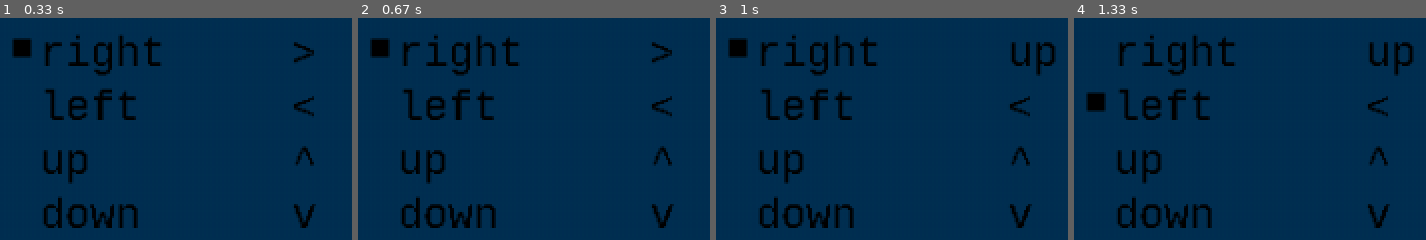
Above: before the commit, frames 1-4 (left to right).
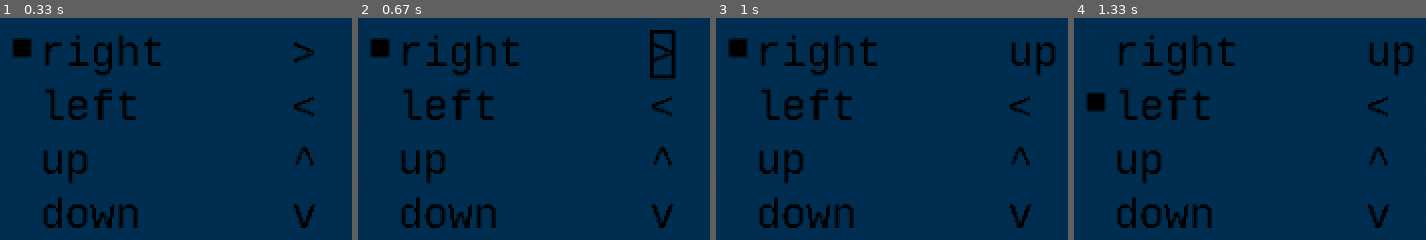
Above: after the commit, the same moments.

Repository: PavelAltynnikov/pygame-controls
Game: pygame game, started from main.py
Same seed, same stepped clock (60 frames per second), same inputs: the game is played once before the commit and once after it.
Inputs:
- Up to frame 1 (0.33 s): no input
- Up to frame 2 (0.67 s): tap Enter at 0.33 s
- Up to frame 3 (1 s): hold Up from 0.67 s (still down)
- Up to frame 4 (1.33 s): release Up at 1.13 s; hold Down from 1.17 s (still down); tap Space at 1.23 s

Frame 1 is identical in both runs. In frame 2, 0.7% of the frame differs, in the area x 82-91%, y 5-28%; in frame 3, nothing differs; in frame 4, nothing differs.

Commit message:
refactor _change_key_value method of SettingWindow

Diff:
--- a/main.py
+++ b/main.py
@@ -126,6 +126,40 @@
     def change_text(self, value):
         self._surface: pygame.Surface = self._font.render(value, self._antialias, self._color)
 
+    def wait_for_user_input(self, screen):
+        # TODO: тут дохера логики,
+        # и ивенты, и черчение рамки и апдейт экрана.
+        # Надо подумать как это сделать лаконичней.
+        while True:
+            for event in pygame.event.get():
+                if event.type != pygame.KEYDOWN:
+                    continue
+                if event.key == pygame.K_ESCAPE:
+                    return
+                # TODO: Добавить список возможных клавиш для назначения
+                else:
+                    self.change_text(pygame.key.name(event.key))
+                    return
+            self._draw_frame(screen)
+            pygame.display.update()
+
+    def activate(self):
+        self.is_active = True
+
+    def deactivate(self):
+        self.is_active = False
+
+    def _draw_frame(self, screen):
+        rect = self._surface.get_rect()
+        rect.topleft = self.location
+
+        pygame.draw.rect(
+            surface=screen,
+            color=(0, 0, 0),
+            rect=rect,
+            width=2
+        )
+
 
 class ActiveFlag(Control):
     def __init__(self, location=(0, 0), size=(1, 1), color=(0, 0, 0)):
@@ -226,18 +260,10 @@
         if event.key != pygame.K_RETURN:
             return
 
-        while True:
-            for event in pygame.event.get():
-                if event.type != pygame.KEYDOWN:
-                    continue
-                if event.key == pygame.K_ESCAPE:
-                    return
-                # TODO: Добавить список возможных клавиш для назначения
-                else:
-                    self._controls[self._selected_item_index] \
-                        .key \
-                        .change_text(pygame.key.name(event.key))
-                    return
+        key_control = self._controls[self._selected_item_index].key
+        key_control.activate()
+        key_control.wait_for_user_input(self._screen)
+        key_control.deactivate()
 
     def show(self):
         blue_color = (0, 49, 83)
